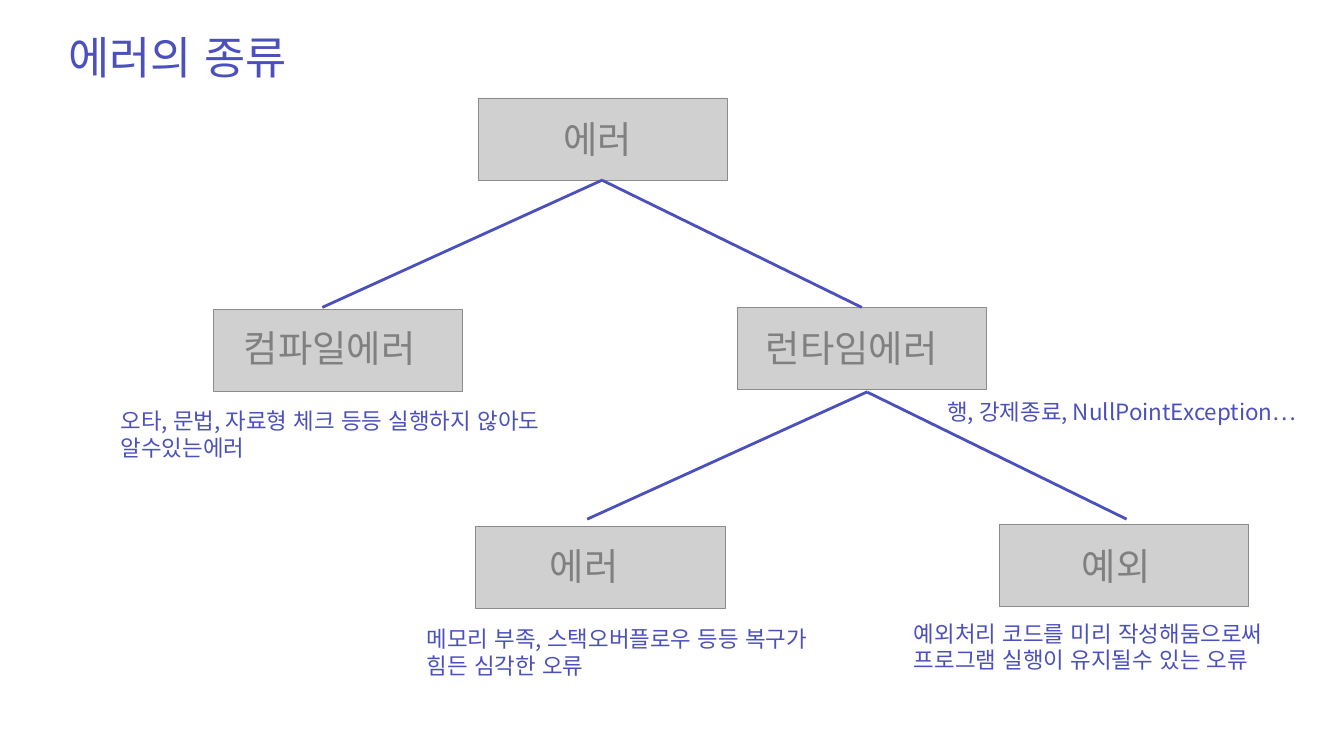
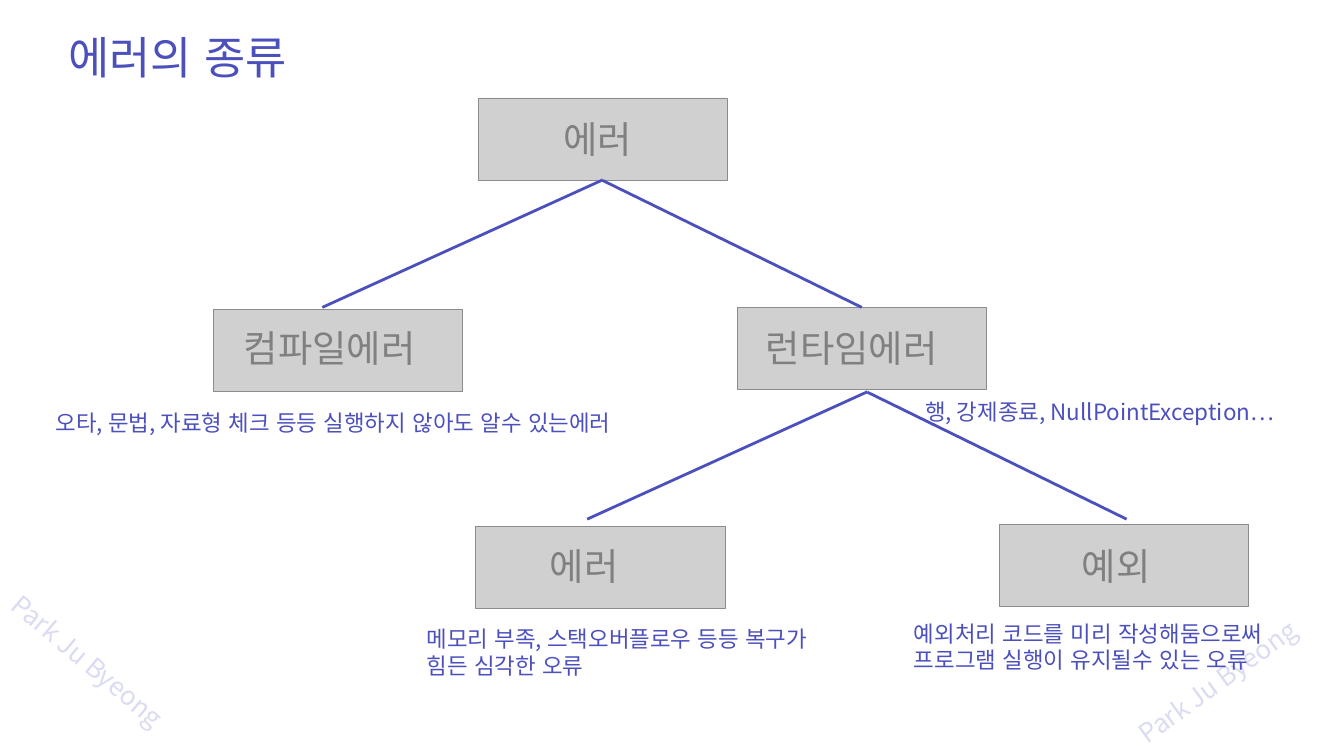
Before and after one commit to zest132/JavaLecture, a slide deck: slide 4 of JavaLecture/LectureFile/java 12강 예외처리.pptx. Drawn at 1344x756 pixels with LibreOffice and Linux fonts; fonts in the diff are those of the drawing; grey boxes stand for pictures. Boxes give left, top, right and bottom in pixels: in the first picture for what was removed or moved away, otherwise in the second. Text is boxed around its words. In the diff, an @@ line names an element or a change of style, - is before the commit and + after.

Commit message:
12강 예외처리 자료 수정

```diff
--- a/JavaLecture/LectureFile/java 12강 예외처리.pptx
+++ b/JavaLecture/LectureFile/java 12강 예외처리.pptx
@@ text at (x1=56, y1=412, x2=610, y2=435): spaces changed @@
-오타, 문법, 자료형 체크 등등 실행하지 않아도 알수있는에러
+오타, 문법, 자료형 체크 등등 실행하지 않아도 알수 있는에러
@@ text "행, 강제종료, NullPointException…" moved from (x1=947, y1=401, x2=1296, y2=425) to (x1=925, y1=401, x2=1274, y2=425) @@
@@ text added at (x1=0, y1=582, x2=209, y2=756), 28 pt, text #4C50BC at 20% opacity @@
+Park Ju Byeong
@@ text added at (x1=1125, y1=582, x2=1344, y2=756), 28 pt, text #4C50BC at 20% opacity @@
+Park Ju Byeong
```
Also in this commit, not shown: 48 other slides changed, 4 slides added, 1 slide removed, 2 other files.
